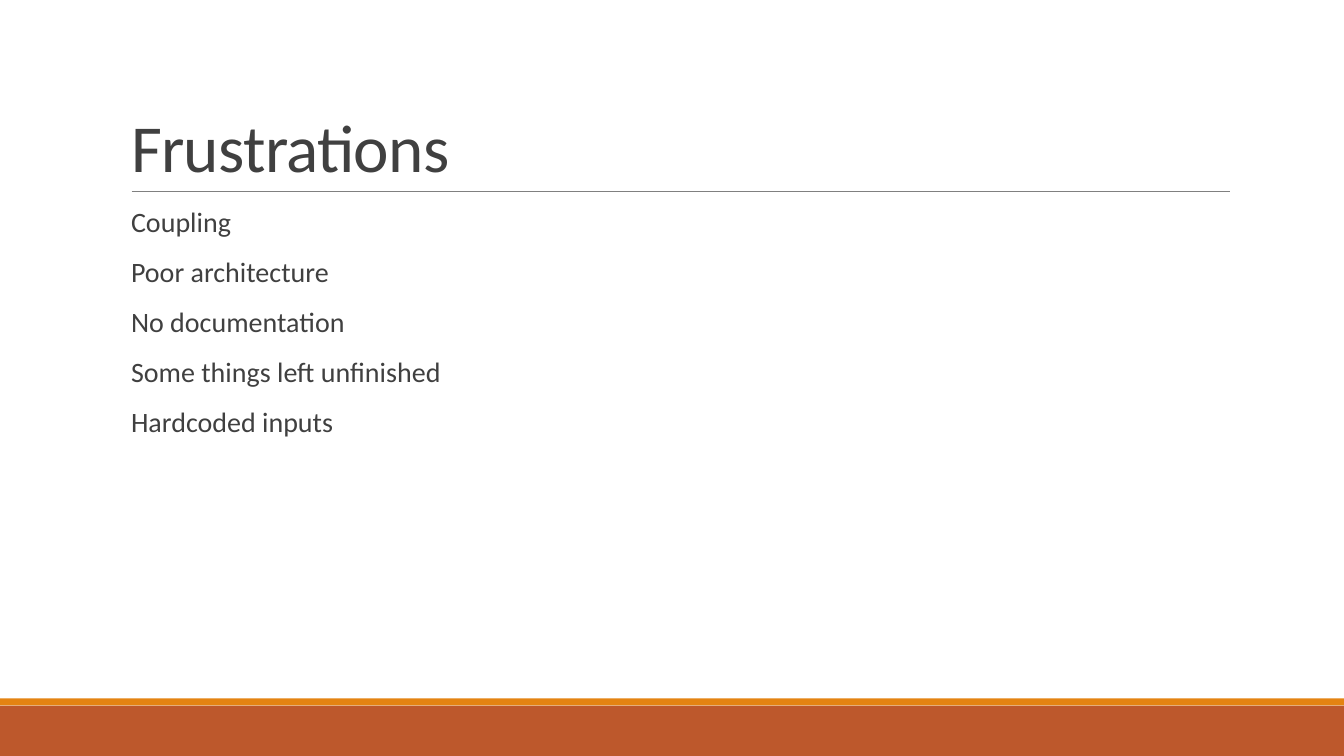
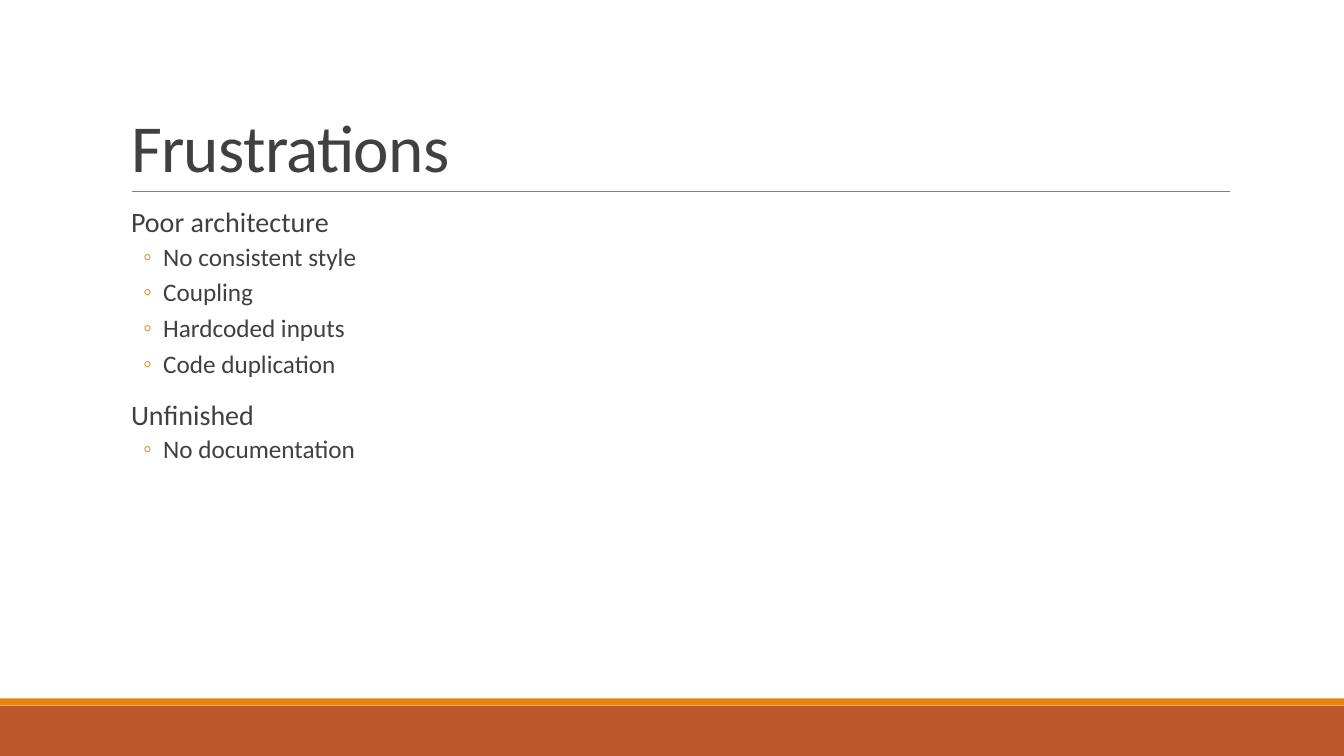
Before and after one commit to mason2smart/Pokemon-Battle-Simulator-Debugging, a slide deck: slide 5 of PokemonPresentation.pptx. Drawn at 1344x756 pixels with LibreOffice and Linux fonts; fonts in the diff are those of the drawing. Boxes give left, top, right and bottom in pixels: in the first picture for what was removed or moved away, otherwise in the second. Text is boxed around its words. In the diff, an @@ line names an element or a change of style, - is before the commit and + after.

Commit message:
final presentation ppt

```diff
--- a/PokemonPresentation.pptx
+++ b/PokemonPresentation.pptx
@@ text at [131,212,356,270]: paragraphs added @@
+  Poor architecture
+  ◦ No consistent style
@@ text at [163,283,355,458]: size 20 to 18 pt in "Coupling", "No documentation"; bullet   to ◦; list level 1 to 2 in "Coupling"; list level 1 to 2 in "No documentation" @@
@@ text at [131,319,345,425]: text changed; size 20 to 18 pt @@
-  Poor architecture
+  ◦ Hardcoded inputs
+  ◦ Code duplication
+  Unfinished
@@ text at [131,362,441,437]: paragraphs removed @@
-  Some things left unfinished
-  Hardcoded inputs
```
Also in this commit, not shown: 2 other slides changed.
